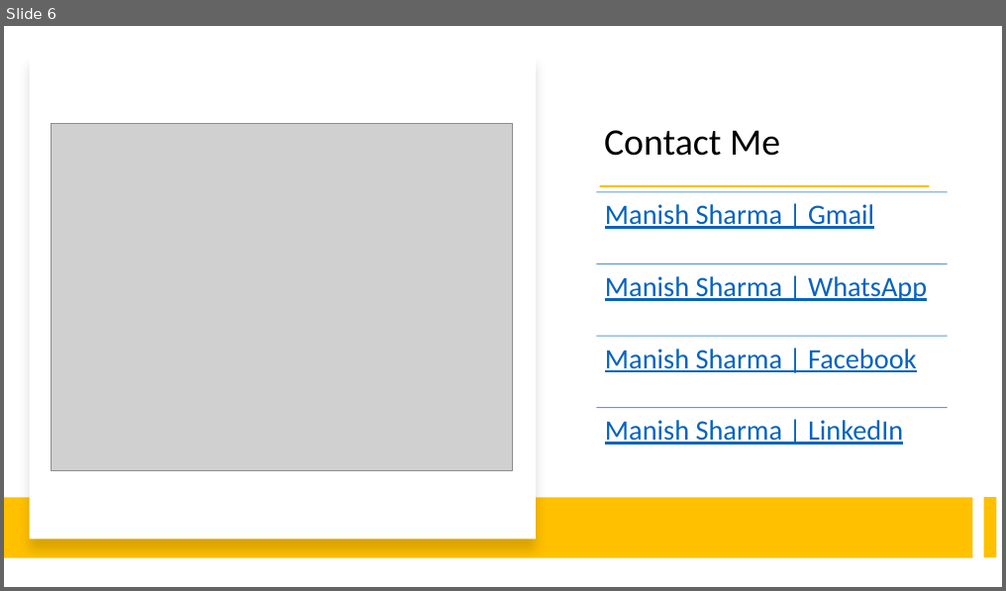
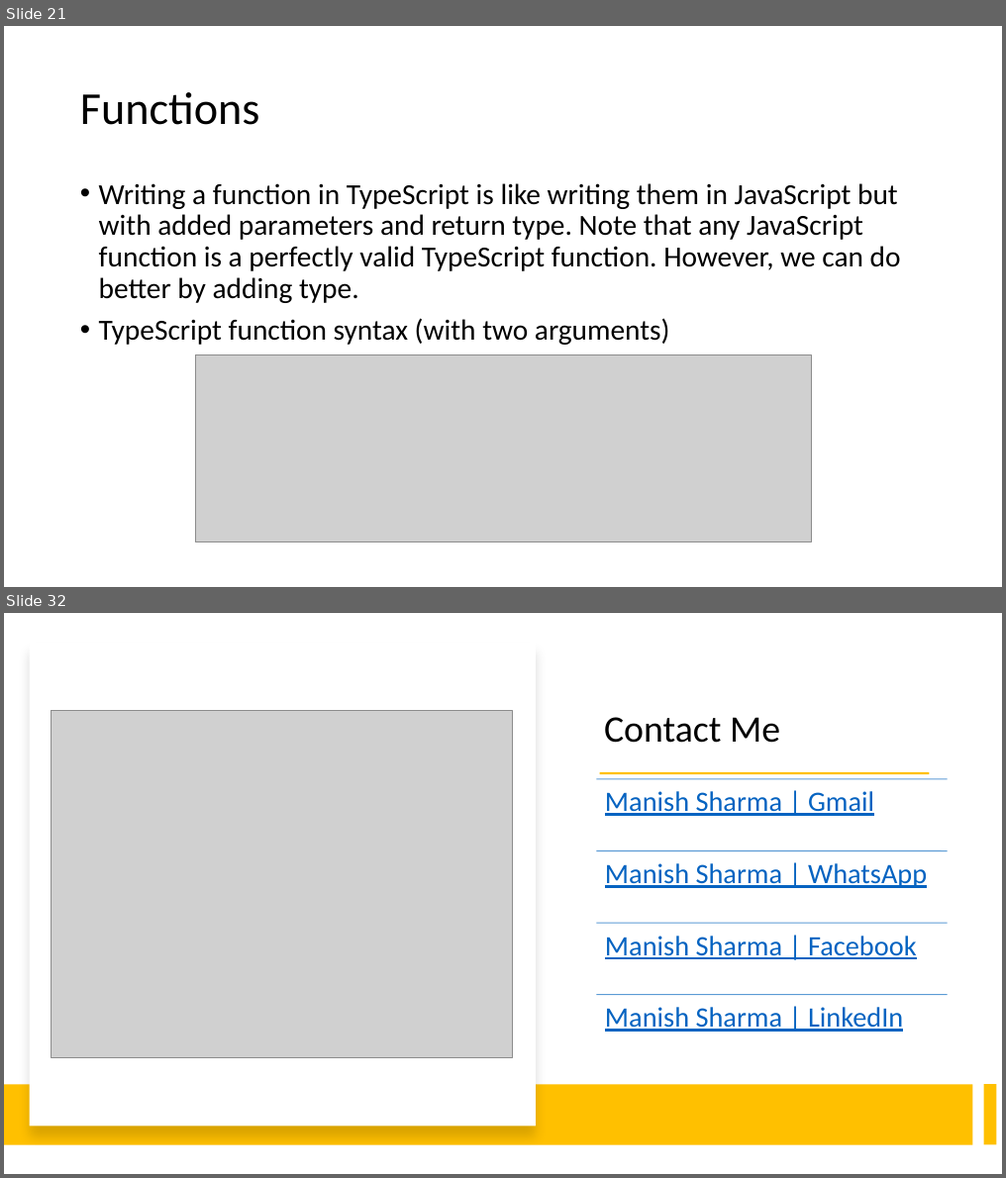
Before and after one commit to manishvbn/TypeScript_Jun22, a slide deck: Notes/TypeScript.pptx. Shown one above the other, each under a label of ours: slide 6 before the commit, slides 21 and 32 after it; the slides between them are not shown. The pictures are 1006x591 and 1006x1178 pixels, drawn with LibreOffice and Linux fonts; fonts in the diff are those of the drawing; grey boxes stand for pictures. Boxes give left, top, right and bottom in pixels: in the first picture for what was removed or moved away, otherwise in the second. Text is boxed around its words. In the diff, an @@ line names an element or a change of style, - is before the commit and + after.

```diff
--- a/Notes/TypeScript.pptx
+++ b/Notes/TypeScript.pptx
@@ slide 21 added at [4, 26, 1002, 587], background #FFFFFF @@
@@ title added at [80, 92, 260, 125], 44 pt, text #000000 @@
+Functions
@@ text added at [99, 183, 901, 345], 28 pt, text #000000 @@
+• Writing a function in TypeScript is like writing them in JavaScript but with added parameters and return type. Note that any JavaScript function is a perfectly valid TypeScript function. However, we can do better by adding type.
+• TypeScript function syntax (with two arguments)
@@ picture added at [195, 356, 811, 543] @@
@@ what was slide 6 is now slide 32 @@
```
Also in this commit, not shown: 25 other slides added.
